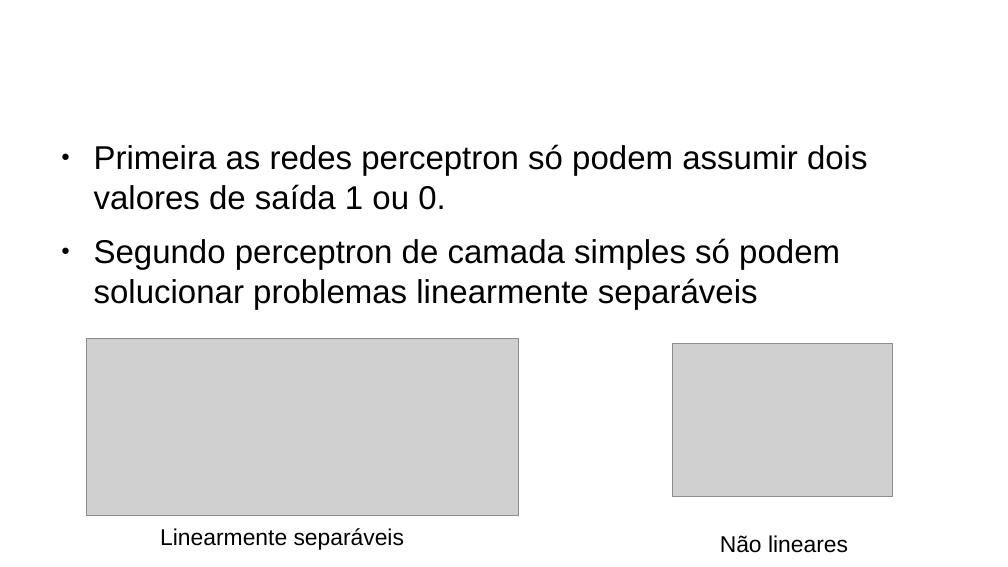
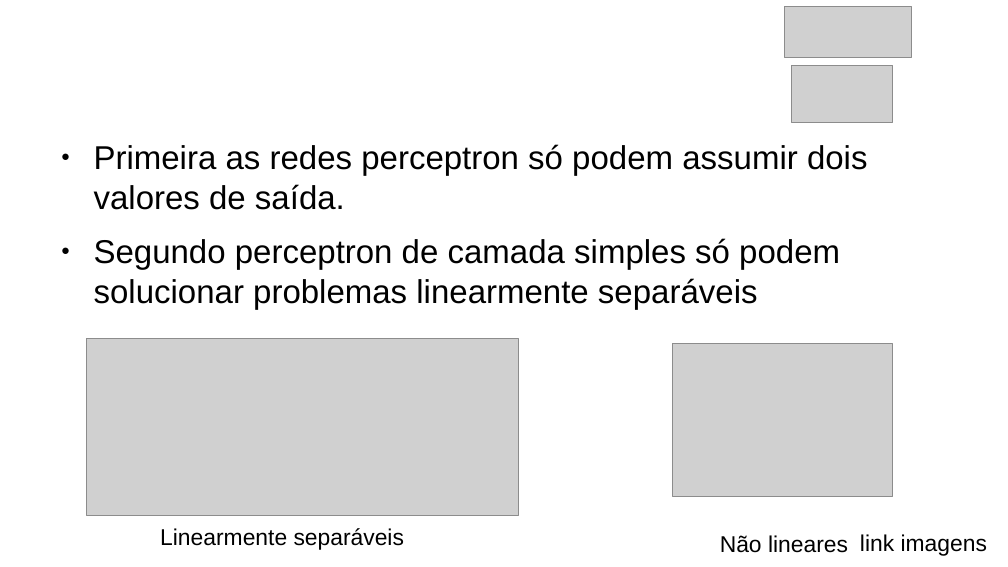
Before and after one commit to mayconbaptista/ic-RNAs, a slide deck: slide 9 of capitulo3/cap3.odp (slide 5 before the commit). Drawn at 1008x567 pixels with LibreOffice and Linux fonts; fonts in the diff are those of the drawing; grey boxes stand for pictures; background and template pictures are left out. Boxes give left, top, right and bottom in pixels: in the first picture for what was removed or moved away, otherwise in the second. Text is boxed around its words. In the diff, an @@ line names an element or a change of style, - is before the commit and + after.

```diff
--- a/capitulo3/cap3.odp
+++ b/capitulo3/cap3.odp
@@ picture added at bbox=[785, 6, 911, 58] @@
@@ picture added at bbox=[792, 65, 893, 123] @@
@@ text at bbox=[94, 144, 868, 210]: text changed @@
-● Primeira as redes perceptron só podem assumir dois valores de saída 1 ou 0.
+● Primeira as redes perceptron só podem assumir dois valores de saída.
@@ text added at bbox=[860, 534, 987, 556], 18 pt, text #000000 @@
+link imagens
```
Also in this commit, not shown: 2 other slides changed, 7 slides added, 2 slides removed, 14 other files.
